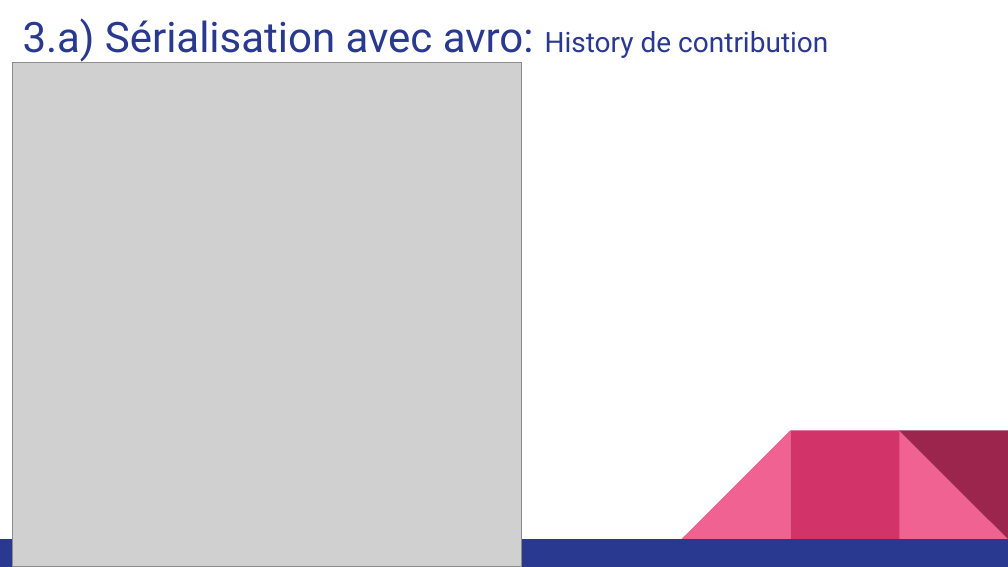
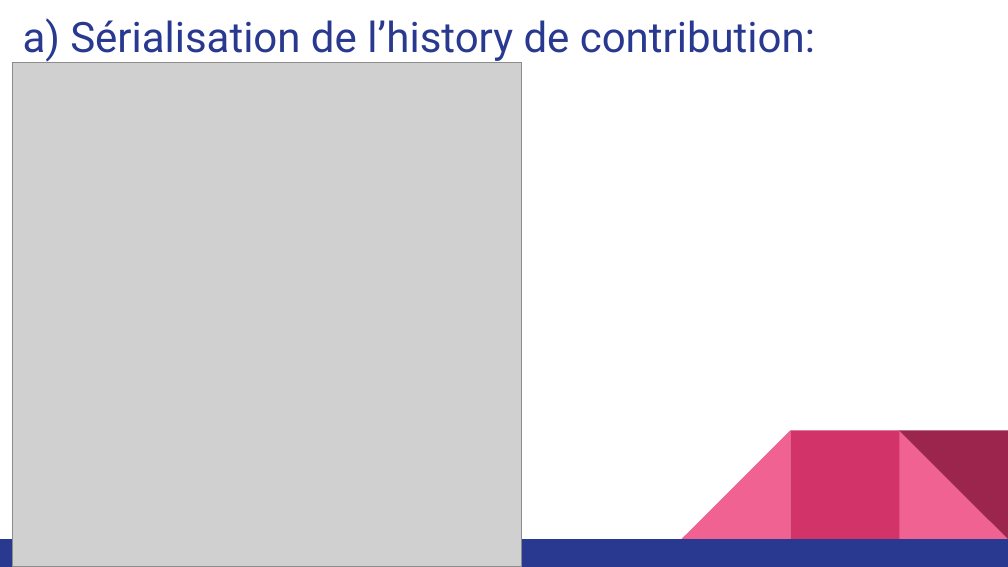
Before and after one commit to carolio7/batch_processing_wikimedia, a slide deck: slide 14 of presentation/presentation_projet4_v02.pptx (slide 11 before the commit). Drawn at 1008x567 pixels with LibreOffice and Linux fonts; fonts in the diff are those of the drawing; grey boxes stand for pictures. Boxes give left, top, right and bottom in pixels: in the first picture for what was removed or moved away, otherwise in the second. Text is boxed around its words. In the diff, an @@ line names an element or a change of style, - is before the commit and + after.

```diff
--- a/presentation/presentation_projet4_v02.pptx
+++ b/presentation/presentation_projet4_v02.pptx
@@ title at (23,18,815,62): text changed @@
-3.a) Sérialisation avec avro: History de contribution
+a) Sérialisation de l’history de contribution:
```
Also in this commit, not shown: 16 other slides changed, 7 slides added, 4 slides removed, 1 other file.
